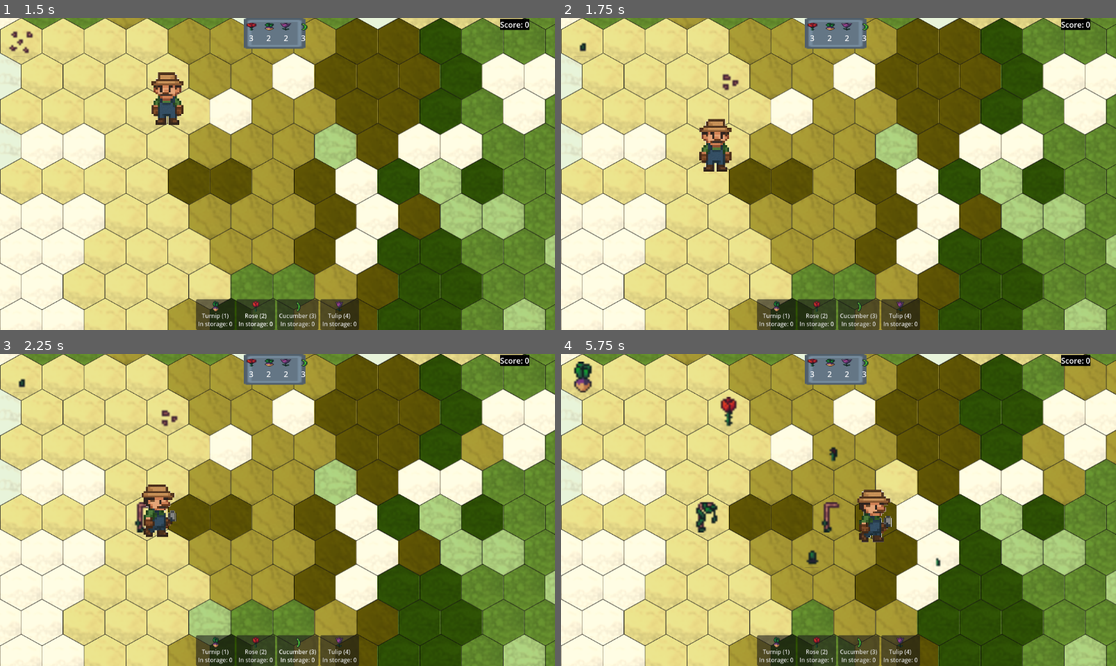
Above: before the commit, frames 1-4 (two rows, left to right).
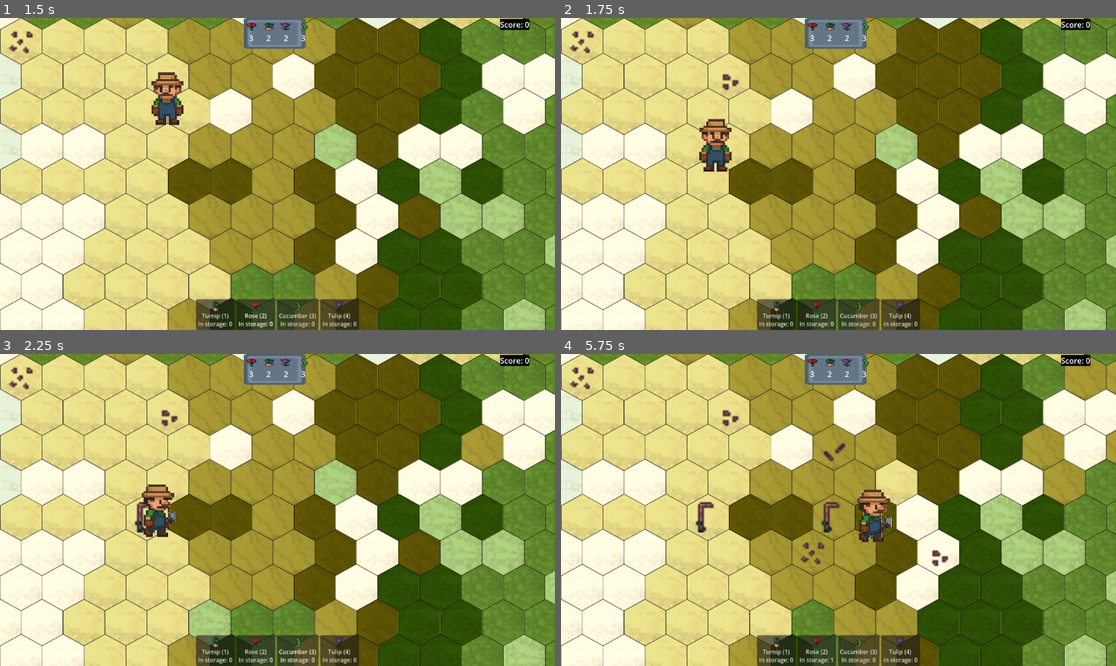
Above: after the commit, the same moments.

Repository: BlueDespero/slavicgamejam2025
Game: Godot game, scene res://main.tscn
Same seed, same stepped clock (60 frames per second), same inputs: the game is played once before the commit and once after it.
Inputs (mouse positions are in pixels of both pictures, inside the frame that each line leads up to):
- Up to frame 1 (1.5 s): tap Enter at 0.5 s; move the mouse to (399, 158) at 0.52 s; tap 1 at 0.6 s; click (399, 158) at 0.67 s; move the mouse to (166, 189) at 1.27 s; tap 2 at 1.35 s; click (166, 189) at 1.42 s
- Up to frame 2 (1.75 s): no input
- Up to frame 3 (2.25 s): move the mouse to (333, 441) at 2.02 s; tap 3 at 2.1 s; click (333, 441) at 2.17 s
- Up to frame 4 (5.75 s): move the mouse to (810, 572) at 2.77 s; tap one key every 0.75 s from 2.85 s: 4 1 2 3; click (810, 572) at 2.92 s; move the mouse to (1005, 556) at 3.52 s; click (1005, 556) at 3.67 s; move the mouse to (672, 463) at 4.27 s; click (672, 463) at 4.42 s; move the mouse to (866, 510) at 5.02 s; click (866, 510) at 5.17 s

Frame 1 is identical in both runs. In frame 2, 0.1% of the frame differs, in the area x 1-7%, y 4-12%; in frame 3, 0.1%; in frame 4, 1.1%, in the area x 1-70%, y 2-69%.

Commit message:
Fractional growth stages

Diff:
--- a/plants/base_plant.gd
+++ b/plants/base_plant.gd
@@ -4,12 +4,13 @@
 # Basic properties
 @export var plant_name: String = "Base Plant"
 @export var growth_stages: int = 6
-var current_stage: int = 0
+var current_stage: float = 0.0
 @export var scene = preload("res://plants/plant.tscn")
 # Node reference
 @onready var animated_sprite: AnimatedSprite2D = $AnimatedSprite2D
 var last_update: float = 0.0
 var update_interval: float = 1.0
+var growth_rate: float = 0.1
 
 func _ready():
 	update_sprite()
@@ -32,7 +33,7 @@
 		print(plant_name, " can't grow on this field")
 		return
 	if current_stage < growth_stages - 1:
-		current_stage += 1
+		current_stage += growth_rate
 		update_sprite()
 		print(plant_name, " grew to stage: ", current_stage)
 	else:
@@ -42,11 +43,11 @@
 	"""Update the sprite based on current stage"""
 	if animated_sprite:
 		# Set the frame to match the current stage
-		animated_sprite.frame = current_stage
+		animated_sprite.frame = get_current_stage()
 
 # Simple getters
 func get_current_stage() -> int:
-	return current_stage
+	return floor(current_stage)
 
 func is_fully_grown() -> bool:
 	return current_stage >= growth_stages - 1
